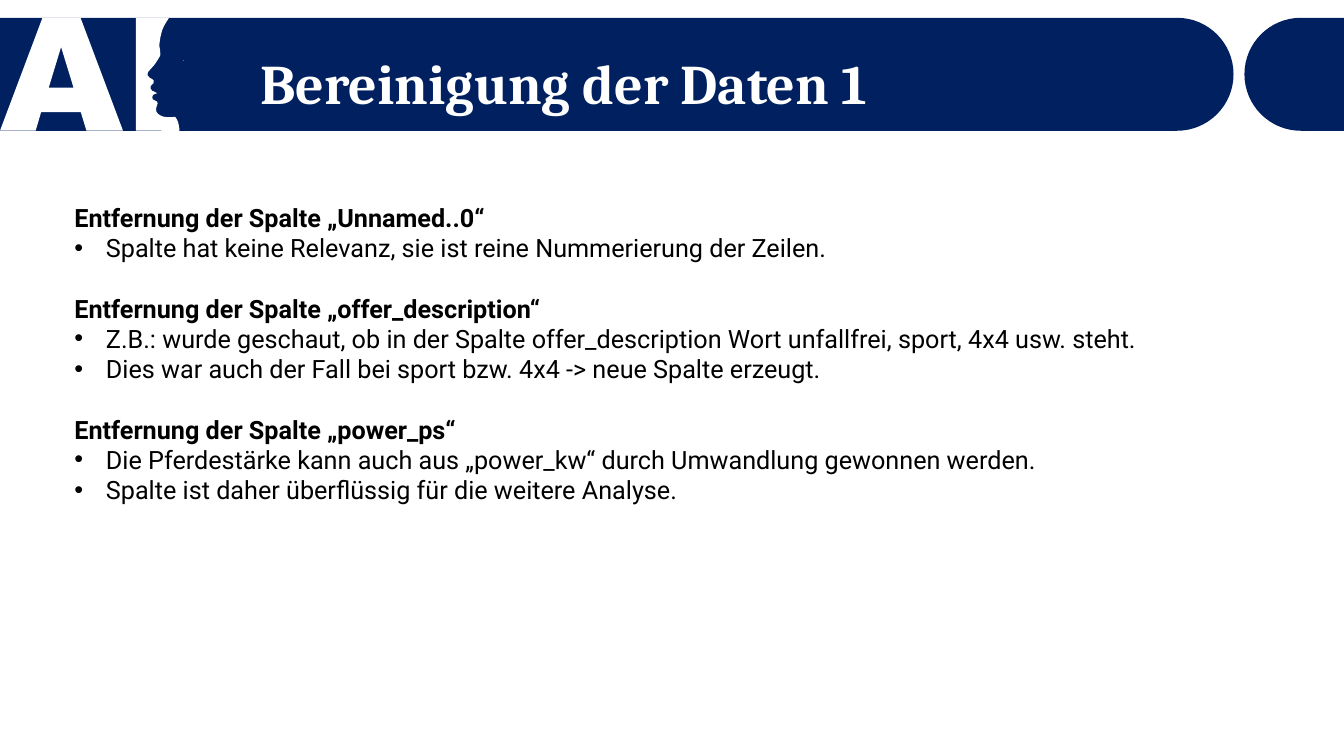
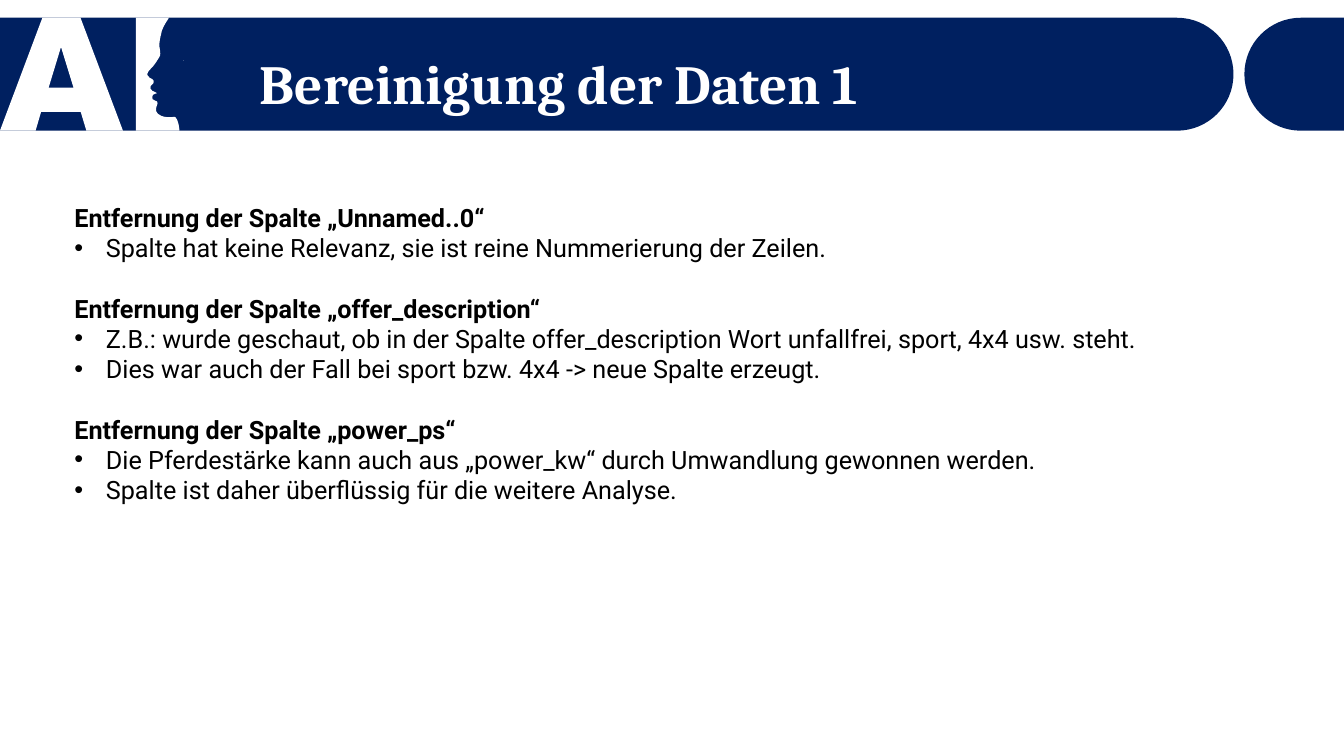
Before and after one commit to Dewin154/Projekt_Machine_Learning, a slide deck: slide 5 of Präsentation_Vorlage.pptx. Drawn at 1344x756 pixels with LibreOffice and Linux fonts; fonts in the diff are those of the drawing. Boxes give left, top, right and bottom in pixels: in the first picture for what was removed or moved away, otherwise in the second. Text is boxed around its words. In the diff, an @@ line names an element or a change of style, - is before the commit and + after.

```diff
--- a/Präsentation_Vorlage.pptx
+++ b/Präsentation_Vorlage.pptx
@@ freeform shape at <box>0,18,184,131</box>: outline redrawn @@
@@ text "Bereinigung der Daten 1" at <box>260,65,858,116</box>: size 40 to 39.4 pt; indent changed @@
```
Also in this commit, not shown: 18 other slides changed.
